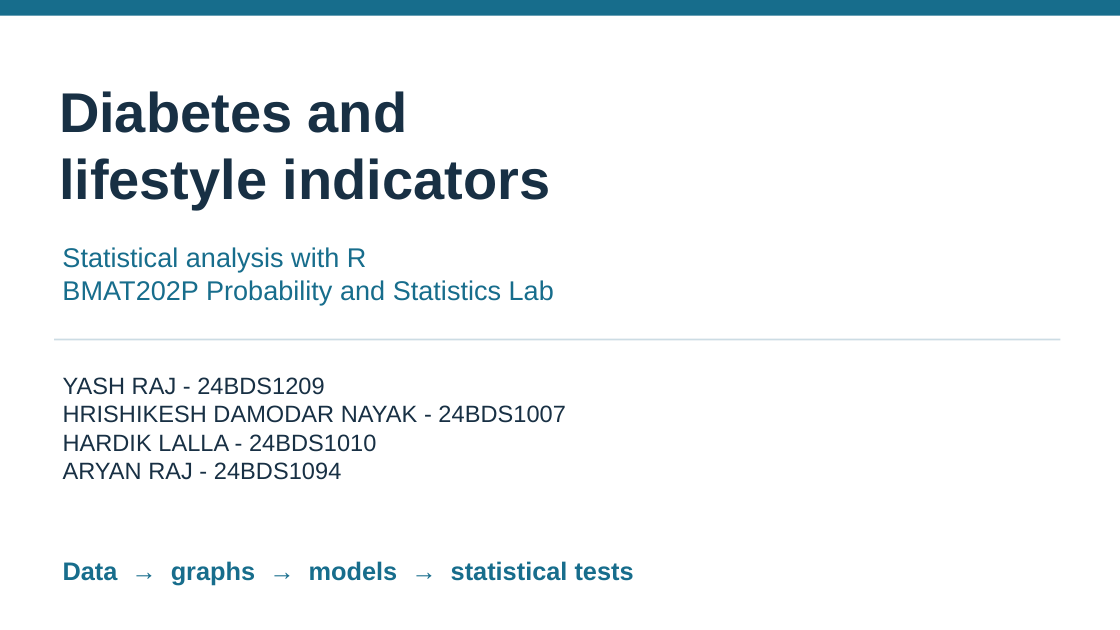
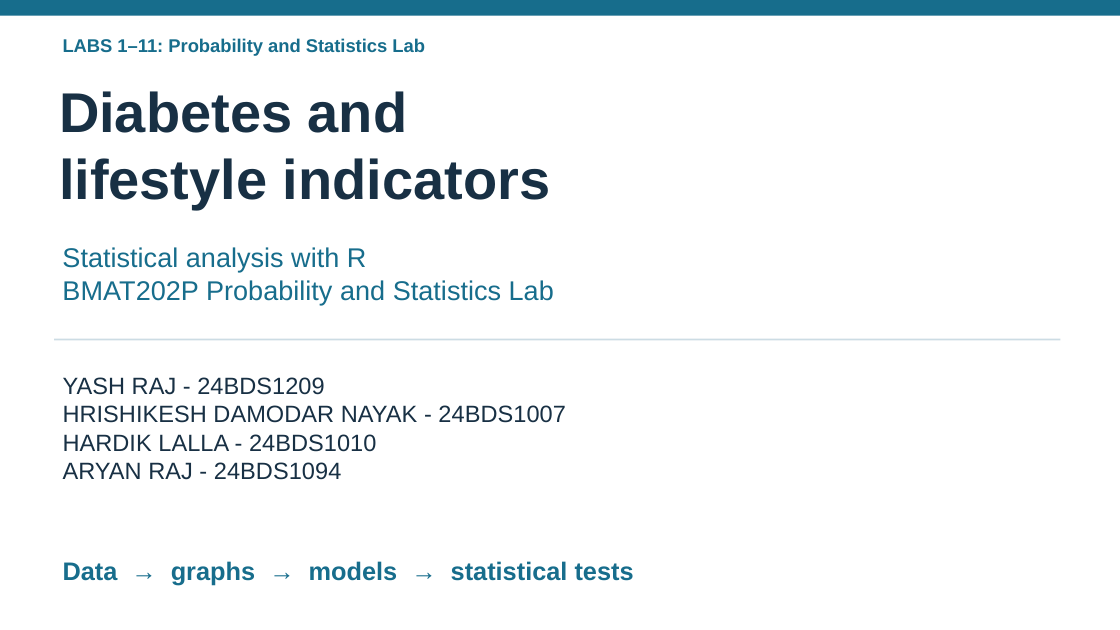
Before and after one commit to aryan8678/Maths-lab-project, a slide deck: slide 1 of submission/Diabetes_Statistics_Presentation.pptx. Drawn at 1120x630 pixels with LibreOffice and Linux fonts; fonts in the diff are those of the drawing. Boxes give left, top, right and bottom in pixels: in the first picture for what was removed or moved away, otherwise in the second. Text is boxed around its words. In the diff, an @@ line names an element or a change of style, - is before the commit and + after.

```diff
--- a/submission/Diabetes_Statistics_Presentation.pptx
+++ b/submission/Diabetes_Statistics_Presentation.pptx
@@ text added at <box>63,38,425,56</box>, 15.8 pt, text #176D8C, bold @@
+LABS 1–11: Probability and Statistics Lab
```
Also in this commit, not shown: 9 other slides changed, 2 slides added, 1 slide removed, 14 other files.
